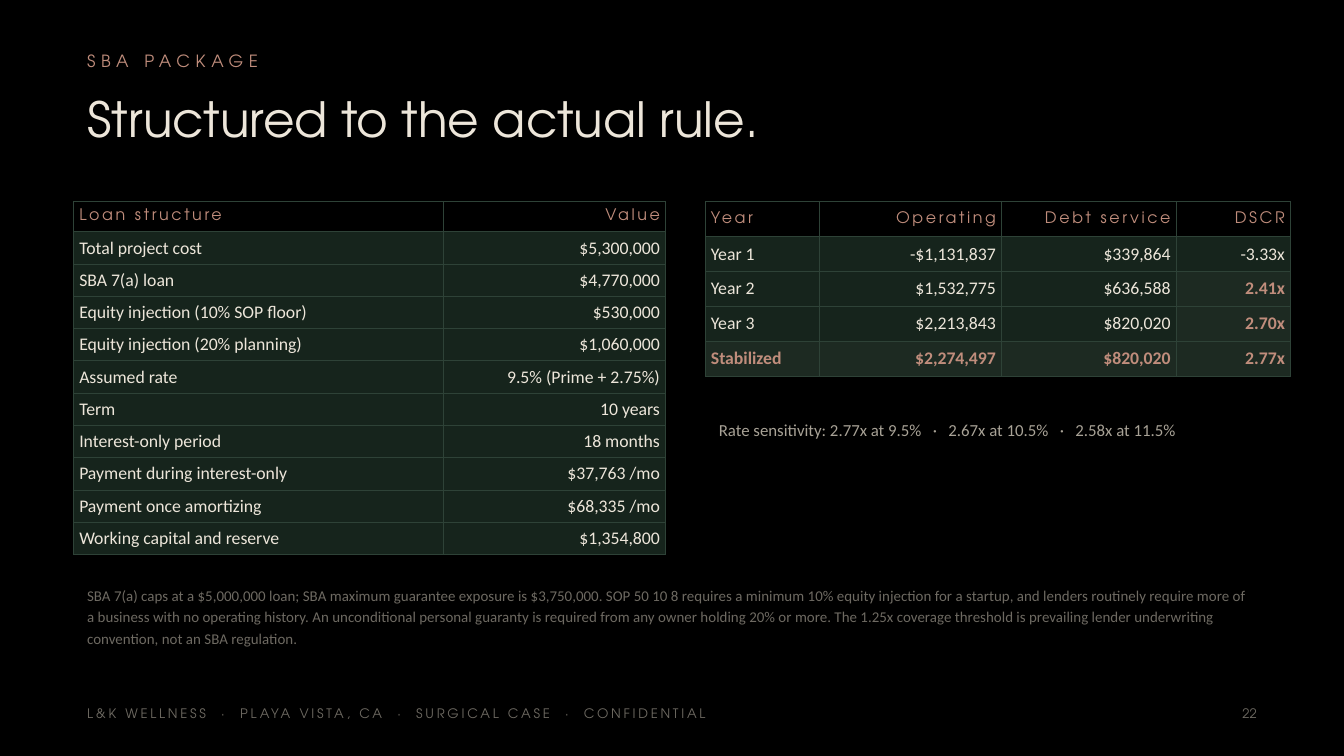
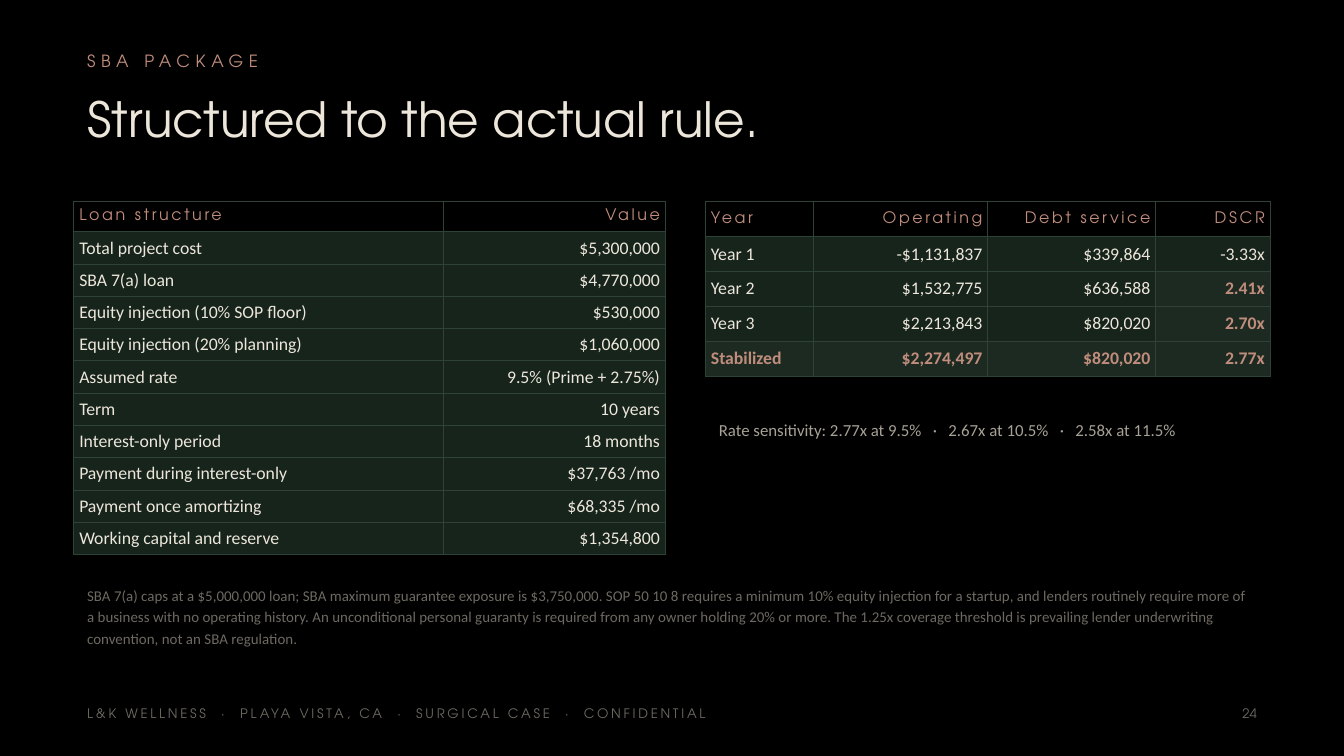
Before and after one commit to apexalpha811/lkwellness_OR, a slide deck: slide 24 of L-K-Wellness-Surgical-5.3M.pptx (slide 22 before the commit). Drawn at 1344x756 pixels with LibreOffice and Linux fonts; fonts in the diff are those of the drawing. Boxes give left, top, right and bottom in pixels: in the first picture for what was removed or moved away, otherwise in the second. Text is boxed around its words. In the diff, an @@ line names an element or a change of style, - is before the commit and + after.

```diff
--- a/L-K-Wellness-Surgical-5.3M.pptx
+++ b/L-K-Wellness-Surgical-5.3M.pptx
@@ table: place and size @@
-table at bbox=[706, 202, 1290, 370]
+table at bbox=[706, 202, 1270, 370]
@@ text at bbox=[1242, 708, 1256, 718]: text changed @@
-22
+24
```
Also in this commit, not shown: 35 other slides changed, 6 slides added, 4 other files.
